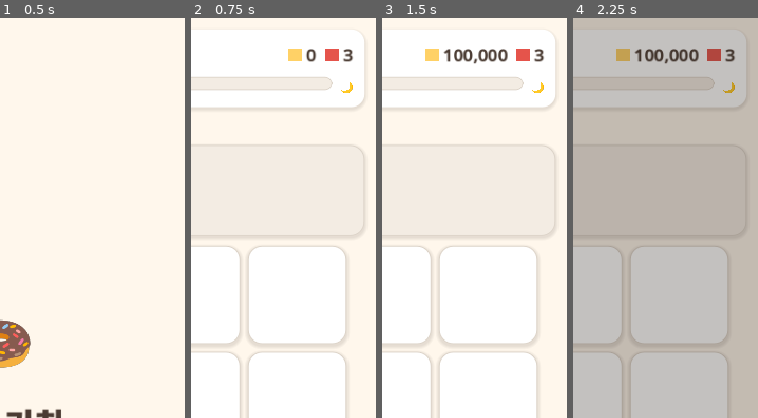
Above: before the commit, frames 1-4 (left to right).
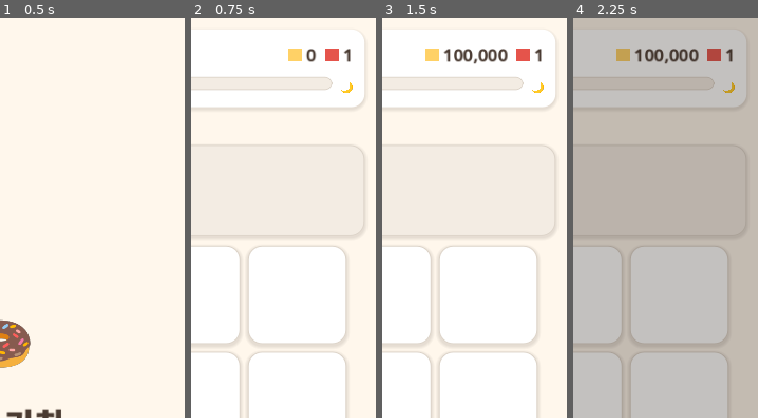
Above: after the commit, the same moments.

Repository: yellyB/game-slot-kitchen
Game: Godot game, scene res://scenes/Main.tscn
The game is run twice, just before and just after one commit, with the same random seed, the same clock (stepped at 60 frames per second) and the same inputs.
Inputs:
- Up to frame 1 (0.5 s): no input
- Up to frame 2 (0.75 s): click "시작" at 0.5 s
- Up to frame 3 (1.5 s): click "돈+10만" at 1.25 s
- Up to frame 4 (2.25 s): click "🏬" at 2 s
The pictures show only the part of the screen within x 50-100%, y 0-50%; the shares and areas given below are measured in that part.

Frame 1 is identical in both runs. In frame 2, 0.1% of the frame differs, in the area x 82-88%, y 7-11%; in frame 3, 0.1%; in frame 4, 0.1%.

Commit message:
balance: 첫날 순이익으로 상점 1개 구매 가능하게
가게세 곡선 완만히(1·4·8·13·20), 버프 팩 4→2, 슬롯 6→5. 첫날 매출 ~3원
기준으로 가게세 1 내고 남은 ~2로 버프 팩 하나 살 수 있음.

Co-Authored-By: Claude Opus 4.8 (1M context) <noreply@anthropic.com>

Diff:
--- a/data/config.gd
+++ b/data/config.gd
@@ -21,8 +21,8 @@
 
 # ── 경제 (금액 최소단위 1원, 가장 싼 메뉴 = 1) ────────────
 const START_MONEY := 0     # 시작 소지금
-const SLOT_PRICE := 6       # 슬롯 +1 확장 가격(상점)
-const BUFF_PACK_PRICE := 4  # 버프 팩(카드깡) 가격
+const SLOT_PRICE := 5       # 슬롯 +1 확장 가격(상점)
+const BUFF_PACK_PRICE := 2  # 버프 팩(카드깡) 가격 — 첫날 순이익으로 살 수 있게
 const MAX_BUFFS := 3        # 버프 보유 상한 (슬롯 점유 → 소프트락 방지)
 # (가게세는 하루별 → data/levels.gd)
 
--- a/data/levels.gd
+++ b/data/levels.gd
@@ -5,11 +5,11 @@
 ## 금액 최소단위 1원 = 가장 싼 메뉴(커피 1). rent도 같은 스케일.
 
 const DAYS := [
-	{"rent": 3,  "per_wave": 2},   # 1일차 (손님 6)
-	{"rent": 7,  "per_wave": 3},   # 2일차 (손님 9)
-	{"rent": 12, "per_wave": 4},   # 3일차 (손님 12)
-	{"rent": 18, "per_wave": 5},   # 4일차 (손님 15)
-	{"rent": 26, "per_wave": 6},   # 5일차 (손님 18) — 클리어
+	{"rent": 1,  "per_wave": 2},   # 1일차 (손님 6) — 매출 ~3, 순이익으로 버프 1개
+	{"rent": 4,  "per_wave": 3},   # 2일차 (손님 9)
+	{"rent": 8,  "per_wave": 4},   # 3일차 (손님 12)
+	{"rent": 13, "per_wave": 5},   # 4일차 (손님 15)
+	{"rent": 20, "per_wave": 6},   # 5일차 (손님 18) — 클리어
 ]
 
 static func count() -> int:
